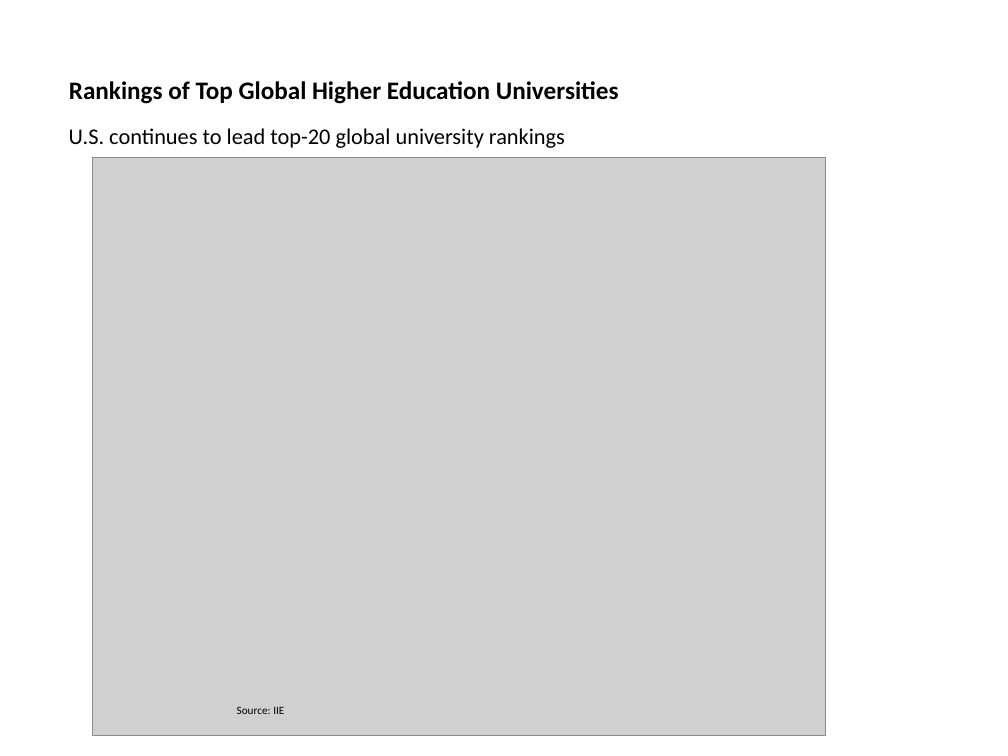
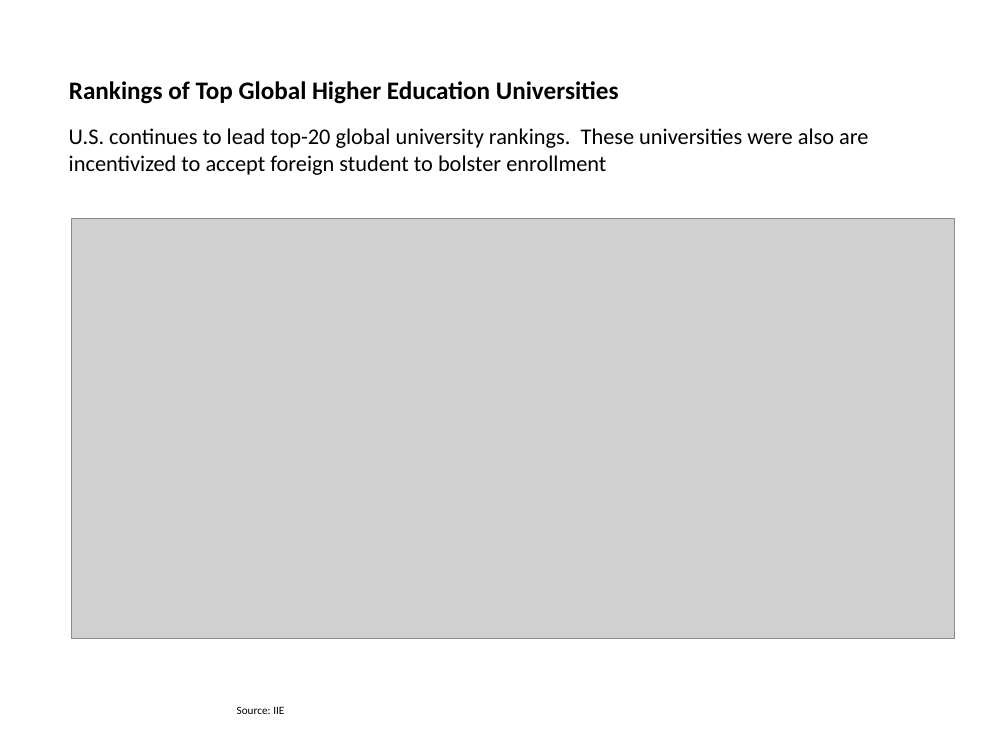
Before and after one commit to kadzema/InternationalSchoolsUS, a slide deck: slide 5 of PowerPoint/International_Schools_DRAFT 13122017.pptx. Drawn at 1008x756 pixels with LibreOffice and Linux fonts; fonts in the diff are those of the drawing; grey boxes stand for pictures. Boxes give left, top, right and bottom in pixels: in the first picture for what was removed or moved away, otherwise in the second. Text is boxed around its words. In the diff, an @@ line names an element or a change of style, - is before the commit and + after.

```diff
--- a/PowerPoint/International_Schools_DRAFT 13122017.pptx
+++ b/PowerPoint/International_Schools_DRAFT 13122017.pptx
@@ text at [69,128,868,175]: text changed @@
-U.S. continues to lead top-20 global university rankings
+U.S. continues to lead top-20 global university rankings. These universities were also are incentivized to accept foreign student to bolster enrollment
@@ picture: place and size @@
-picture at [93,158,826,736]
+picture at [72,219,955,639]
```
Also in this commit, not shown: 11 other slides changed, 2 other files.
